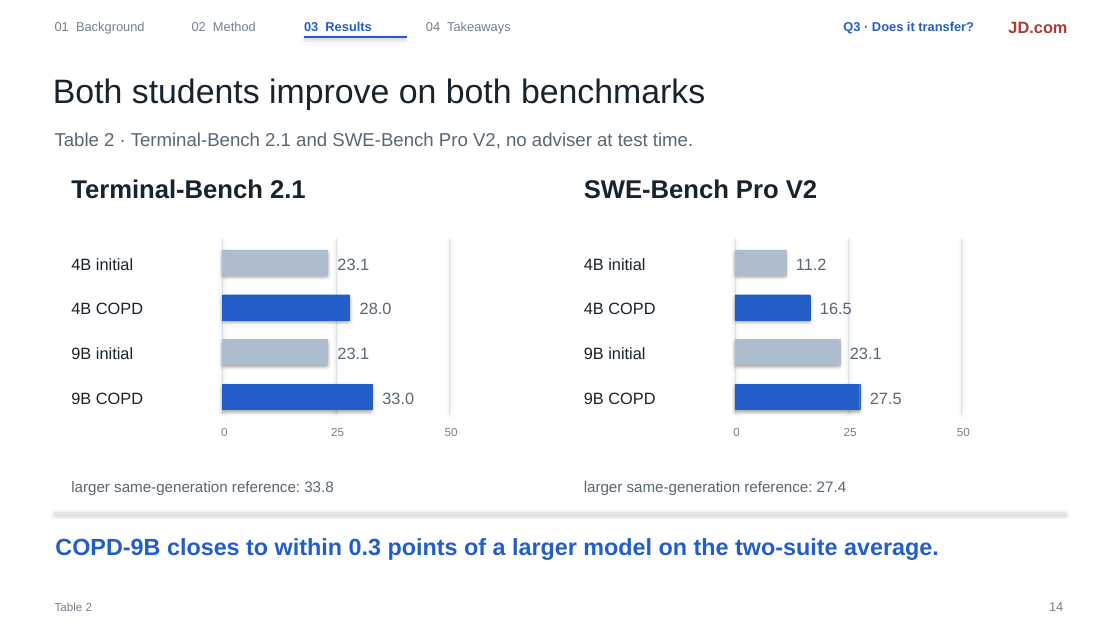
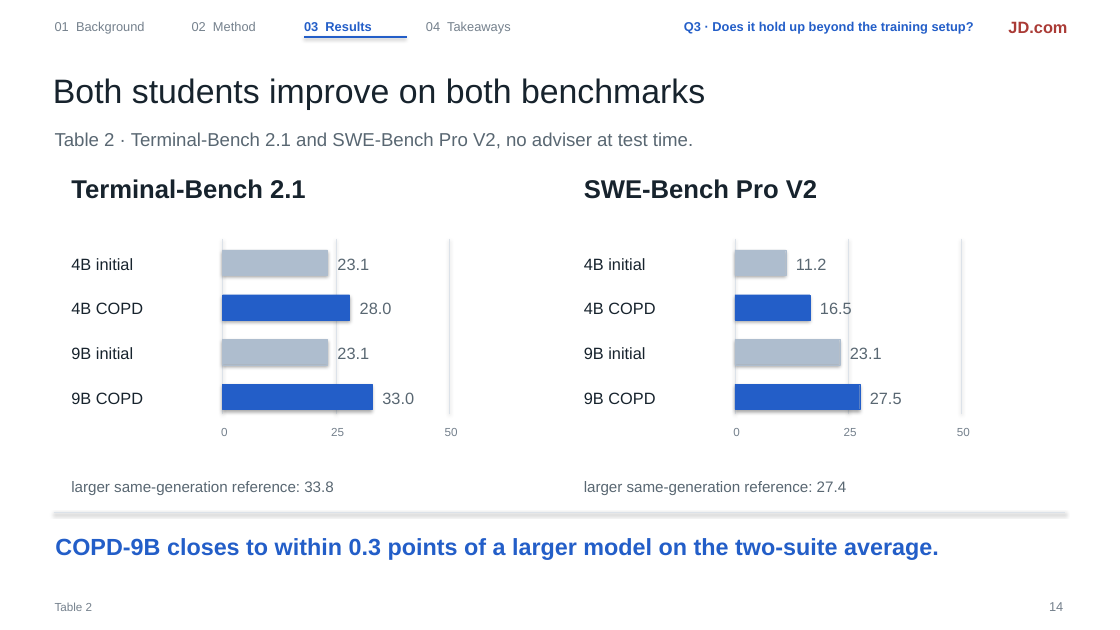
Before and after one commit to liruiluo/communicative-opsd, a slide deck: slide 14 of assets/slides/copd-slides.pptx. Drawn at 1120x630 pixels with LibreOffice and Linux fonts; fonts in the diff are those of the drawing. Boxes give left, top, right and bottom in pixels: in the first picture for what was removed or moved away, otherwise in the second. Text is boxed around its words. In the diff, an @@ line names an element or a change of style, - is before the commit and + after.

```diff
--- a/assets/slides/copd-slides.pptx
+++ b/assets/slides/copd-slides.pptx
@@ text at [684,21,974,34]: text changed @@
-Q3 · Does it transfer?
+Q3 · Does it hold up beyond the training setup?
```
Also in this commit, not shown: 6 other slides changed, 2 other files.
